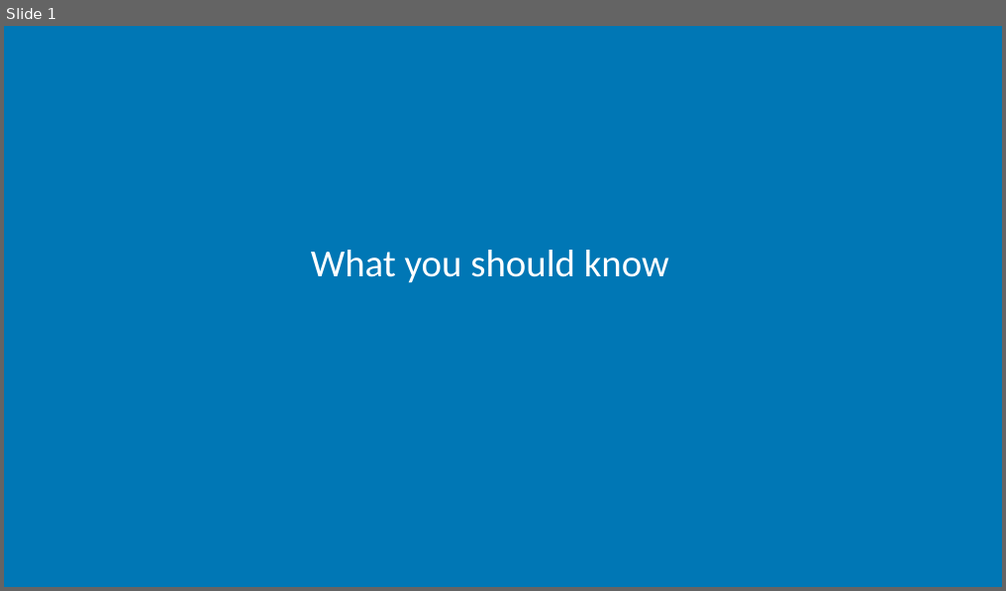
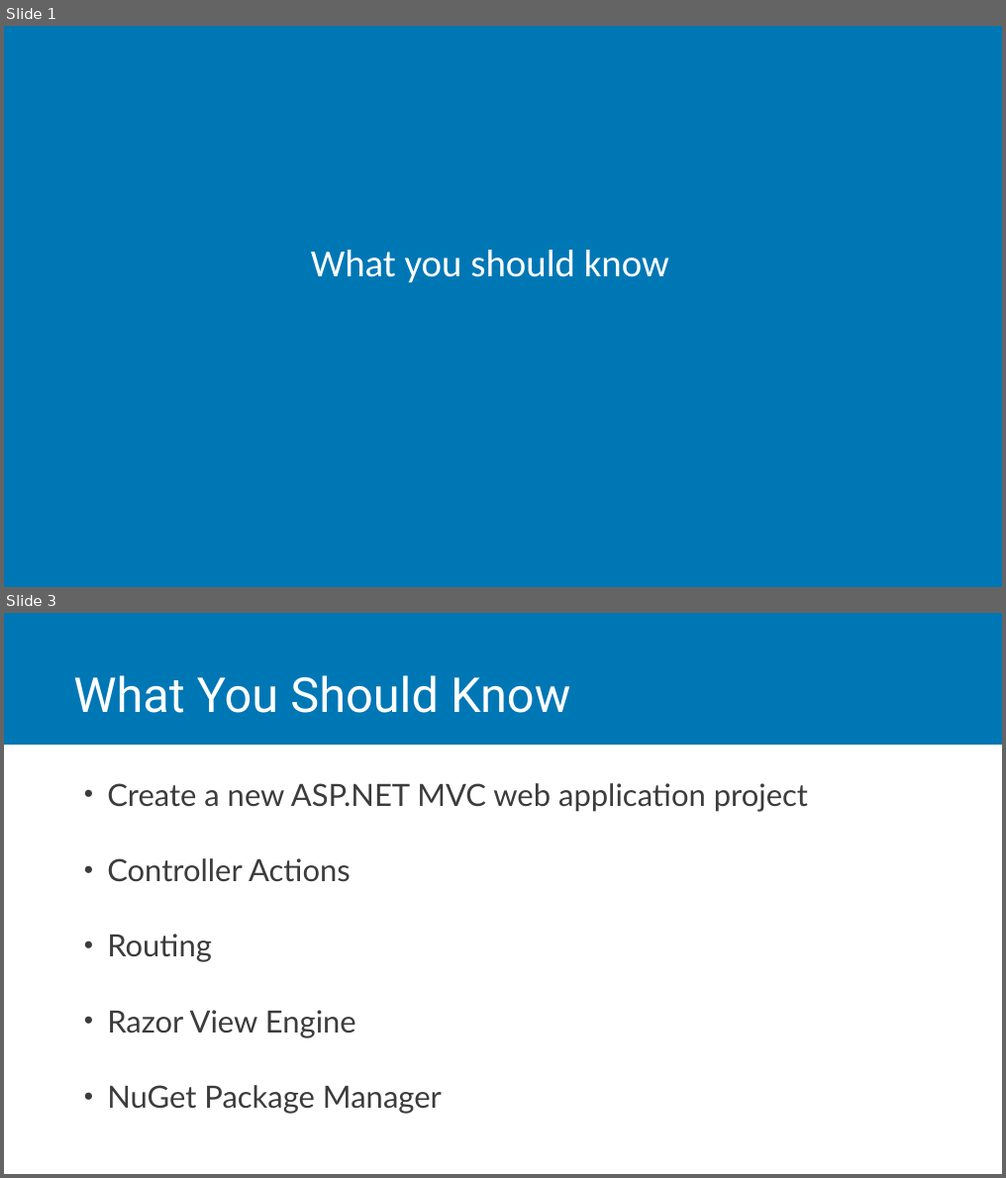
Before and after one commit to jchadwick/CustomizingAspNetMvc, a slide deck: 00_02-WhatYouShouldKnow.pptx. Shown one above the other, each under a label of ours: slide 1 before the commit, slides 1 and 3 after it; the slides between them are not shown. The pictures are 1006x591 and 1006x1178 pixels, drawn with LibreOffice and Linux fonts; fonts in the diff are those of the drawing. Boxes give left, top, right and bottom in pixels: in the first picture for what was removed or moved away, otherwise in the second. Text is boxed around its words. In the diff, an @@ line names an element or a change of style, - is before the commit and + after.

```diff
--- a/00_02-WhatYouShouldKnow.pptx
+++ b/00_02-WhatYouShouldKnow.pptx
@@ slide 3 added at [4, 613, 1002, 1174], background #FFFFFF @@
@@ rectangle added at [4, 613, 1002, 745], fill #0077B5 @@
@@ title added at [73, 675, 570, 713], 46.4 pt, text #FFFFFF @@
+What You Should Know
@@ text added at [107, 783, 808, 1114], 29.5 pt, text #3B3C3B @@
+• Create a new ASP.NET MVC web application project
+• Controller Actions
+• Routing
+• Razor View Engine
+• NuGet Package Manager
```
Also in this commit, not shown: 2 other slides added, 2 slides removed, 5 other files.
